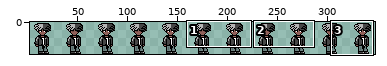
Sprite sheet, stored at assets/MainCharacters/KenCarson/idle.png. The first picture is a wide view before the edit; the outline marks the close-up.
Close-up. Old version:
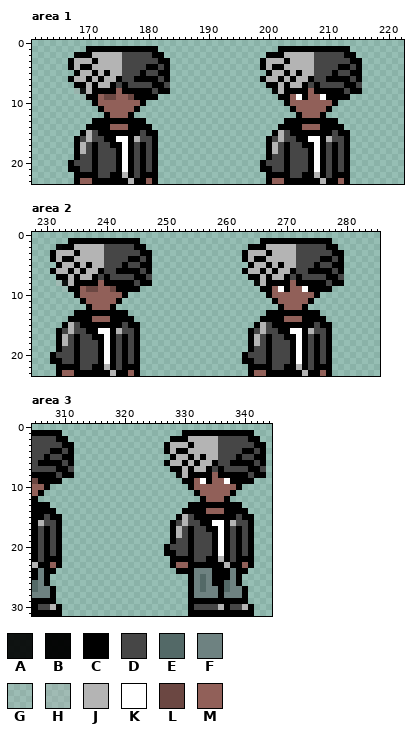
The file is 352x32 pixels. Pixels under 10% opacity are left out. Colours within 5 levels of each other are drawn and written as one. Shown: area 1: x 161..222, y 0..23; area 2: x 228..285, y 0..23; area 3: x 305..344, y 0..31. The wide view leaves out empty margins. The commit also changed other parts of the picture, which this record leaves out.
Palette (. is transparent): A #000000e5  B #000000f7  C #000000  D #464646  E #536967  F #6e8281  G #b3b3b339  H #b4b4b458  J #b4b4b4  K #ffffff  L #6b4742  M #916059
Pixels before, area 1, first column x 167:
 1 ...CCCCCCCCCCCC....................CCCCCCCCCCCC..
 2 .BCCJJJJJDDDDDCC.................CCCJJJJJDDDDDCC.
 3 CJJJCJJJJDDDDDDCC...............CJJJCJJJJDDDDDDCC
 4 CJCCJJJJJDDDDCCDC...............CJCCJJJJJDDDDCCDC
 5 .CJJCJCJJDDDCDDCC................CJJCJCJJDDDCDDCC
 6 CJJCJCJJCDDCCCCDC...............CJJCJCJJCDDCCCCDC
 7 .CCJCJJCDCDDDDCCD................CCJCJJCDCDDDDCCD
 8 .HAJCCCCMCCCCCDCC.................BJCCCCMCCCCCDCC
 9 ..GCCMLLMMLCCCC....................CCMKCMMKCCCC..
10 ....CMMMMMMMC.......................CMMMMMMMC....
11 .....CMMMMMC.........................CMMMMMC.....
12 ......CMMMC...........................CMMMC......
13 ....CCCCCCCCC.......................CCCCCCCCC....
14 ...CCCCMMMCCCC.....................CCCCMMMCCCC...
15 ..CJDCCCCCCCDCC...................CJDCCCCCCCDCC..
16 .CDJDDCCKKCJDDC..................CDJDDCCKKCJDDC..
17 .CJDCDDCCKCDCDC..................CJDCDDCCKCDCDC..
18 .CJDCDDDCKCDCDC..................CJDCDDDCKCDCDC..
19 .CDDCDDDCKCDCDC..................CDDCDDDCKCDCDC..
20 CDDDCDDDCKCDCDC.................CDDDCDDDCKCDCDC..
21 CCDDCDDDCKCDCDC.................CCDDCDDDCKCDCDC..
22 .CCCCDDCCJCDCCC..................CCCCDDCCJCDCCC..
23 .CMMCCCCCCJCCMC..................CMMCCCCCCJCCMC..
Pixels before, area 2, first column x 231:
 1 ...CCCCCCCCCCCC....................CCCCCCCCCCCC..
 2 .BCCJJJJJDDDDDCC.................CCCJJJJJDDDDDCC.
 3 CJJJCJJJJDDDDDDCC...............CJJJCJJJJDDDDDDCC
 4 CJCCJJJJJDDDDCCDC...............CJCCJJJJJDDDDCCDC
 5 .CJJCJCJJDDDCDDCC................CJJCJCJJDDDCDDCC
 6 CJJCJCJJCDDCCCCDC...............CJJCJCJJCDDCCCCDC
 7 .CCJCJJCDCDDDDCCD................CCJCJJCDCDDDDCCD
 8 .HAJCCCCMCCCCCDCC.................BJCCCCMCCCCCDCC
 9 ..GCCMLLMMLCCCC....................CCMKCMMKCCCC..
10 ....CMMMMMMMC.......................CMMMMMMMC....
11 .....CMMMMMC.........................CMMMMMC.....
12 ......CMMMC...........................CMMMC......
13 ....CCCCCCCCC.......................CCCCCCCCC....
14 ...CCCCMMMCCCC.....................CCCCMMMCCCC...
15 ..CJDCCCCCCCDCC...................CJDCCCCCCCDCC..
16 .CDJDDCCKKCJDDC..................CDJDDCCKKCJDDC..
17 .CJDCDDCCKCDCDC..................CJDCDDCCKCDCDC..
18 .CJDCDDDCKCDCDC..................CJDCDDDCKCDCDC..
19 .CDDCDDDCKCDCDC..................CDDCDDDCKCDCDC..
20 CDDDCDDDCKCDCDC.................CDDDCDDDCKCDCDC..
21 CCDDCDDDCKCDCDC.................CCDDCDDDCKCDCDC..
22 .CCCCDDCCJCDCCC..................CCCCDDCCJCDCCC..
23 .CMMCCCCCCJCCMC..................CMMCCCCCCJCCMC..
Pixels before, area 3, first column x 305:
 1 CCCCC....................CCCCCCCCCCCC..
 2 DDDDCC.................CCCJJJJJDDDDDCC.
 3 DDDDDCC...............CJJJCJJJJDDDDDDCC
 4 DDDCCDC...............CJCCJJJJJDDDDCCDC
 5 DDCDDCC................CJJCJCJJDDDCDDCC
 6 DCCCCDC...............CJJCJCJJCDDCCCCDC
 7 DDDDCCD................CCJCJJCDCDDDDCCD
 8 CCCCDCC.................BJCCCCMCCCCCDCC
 9 LCCCC....................CCMKCMMKCCCC..
10 MMC.......................CMMMMMMMC....
11 MC.........................CMMMMMC.....
12 C...........................CMMMC......
13 CCC.......................CCCCCCCCC....
14 CCCC.....................CCCCMMMCCCC...
15 CCDCC...................CJDCCCCCCCDCC..
16 CJDDC..................CDJDDCCKKCJDDC..
17 CDCDC..................CJDCDDCCKCDCDC..
18 CDCDC..................CJDCDDDCKCDCDC..
19 CDCDC..................CDDCDDDCKCDCDC..
20 CDCDC.................CDDDCDDDCKCDCDC..
21 CDCDC.................CCDDCDDDCKCDCDC..
22 CDCCC..................CCCCDDCCJCDCCC..
23 JCCMC..................CMMCCCCCCJCCMC..
24 CFCC....................CCCFFFCCCFCC...
25 CFC.......................CFEFCCCFC....
26 EFC.......................CFEFCCEFC....
27 EFFC......................CFEFFCEFFC...
28 FFFC......................CFFFFCFFFC...
29 CCCC......................CCCCCCCCCC...
30 CDDJC.....................CDDDDJCDDJC..
31 CCCCC.....................CCCCCCCCCCC..
And afterwards:
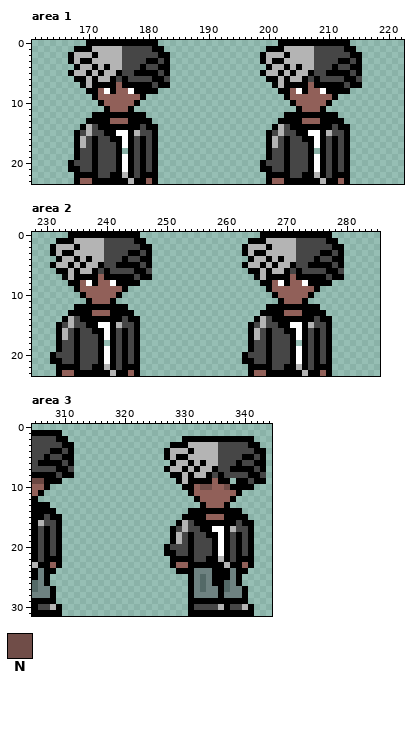
Colours new in this view: N #704d48
Change:
Changed rows in their new state; - is an unchanged pixel.
Area 1:
first column x 167:
 0 ---CCCCCCCCCCCC--------------------CCCCCCCCCCCC--
 1 -CC-JJJJJDDDDD-C-----------------CC-JJJJJDDDDD-C-
 2 CJJJC---------D-C---------------CJJJC---------D-C
 3 --CCJ--------CCD------------------CCJ--------CCD-
 4 .CJJC-C-----CDDC----------------.CJJC-C-----CDDC-
 5 CJ-CJCJ-C--C-CCD----------------CJ-CJCJ-C--C-CCD-
 6 .CCJCJ-CDC-DDD-CD---------------.CCJCJ-CDC-DDD-CD
 7 -.B--CC-M-CCCCD-C----------------.B--CC-M-CCCCD-C
 8 -..C-MK--MK---C..-----------------.C-MK--MK---C..
 9 --..--MM--MM-..--------------------.--MM--MM-..--
10 ----.C-----C.-----------------------.C-----C.----
11 -----.C---C.-------------------------.C---C.-----
12 ----CC-CCC-CC-----------------------CC-CCC-CC----
13 ---C---MMM---C---------------------C---MMM---C---
14 --CJD--CCC--D-C-------------------CJD--CCC--D-C--
15 -CD--D--KK-J-D-------------------CD--D--KK-J-D---
16 --JDC-D-C--DC---------------------JDC-D-C--DC----
17 -------D-------------------------------D---------
18 --D------.------------------------D------.-------
Area 2:
first column x 231:
 0 ---CCCCCCCCCCCC--------------------CCCCCCCCCCCC--
 1 -CC-JJJJJDDDDD-C-----------------CC-JJJJJDDDDD-C-
 2 CJJJC---------D-C---------------CJJJC---------D-C
 3 --CCJ--------CCD------------------CCJ--------CCD-
 4 .CJJC-C-----CDDC----------------.CJJC-C-----CDDC-
 5 CJ-CJCJ-C--C-CCD----------------CJ-CJCJ-C--C-CCD-
 6 .CCJCJ-CDC-DDD-CD---------------.CCJCJ-CDC-DDD-CD
 7 -.B--CC-M-CCCCD-C----------------.B--CC-M-CCCCD-C
 8 -..C-MK--MK---C..-----------------.C-MK--MK---C..
 9 --..--MM--MM-..--------------------.--MM--MM-..--
10 ----.C-----C.-----------------------.C-----C.----
11 -----.C---C.-------------------------.C---C.-----
12 ----CC-CCC-CC-----------------------CC-CCC-CC----
13 ---C---MMM---C---------------------C---MMM---C---
14 --CJD--CCC--D-C-------------------CJD--CCC--D-C--
15 -CD--D--KK-J-D-------------------CD--D--KK-J-D---
16 --JDC-D-C--DC---------------------JDC-D-C--DC----
17 -------D-------------------------------D---------
18 --D------.------------------------D------.-------
Area 3:
first column x 306:
 1 ------------------------............--
 2 ----------------------..-CCCCCCCCCC-.-
 3 ---------------------.CCCJ---------C-.
 4 -----------------------JJC--------DDC-
 5 ---------------------CJCCJ-J-----DCCD-
 6 ---------------------.C-JCJC-J--D-DDC-
 7 ---------------------CJJCJC-JCD-CCC-DC
 8 ----------------------CC--JJ-D-DDDDC-D
 9 L----------------------CJ-CC--CC.--DCC
10 ------------------------C--NN--NC-CC--
11 -------------------------CM-----MC----
12 --------------------------CM---MC-----
13 -------------------------..-MMM-..----
14 ------------------------.---CCC---.---
15 -----------------------.CC--MMM--C-.--
16 ----------------------.C--C--CC-C-C---
17 -----------------------DJD-C-K--JD----
18 ----------------------------C---------
19 -----------------------J--------------
